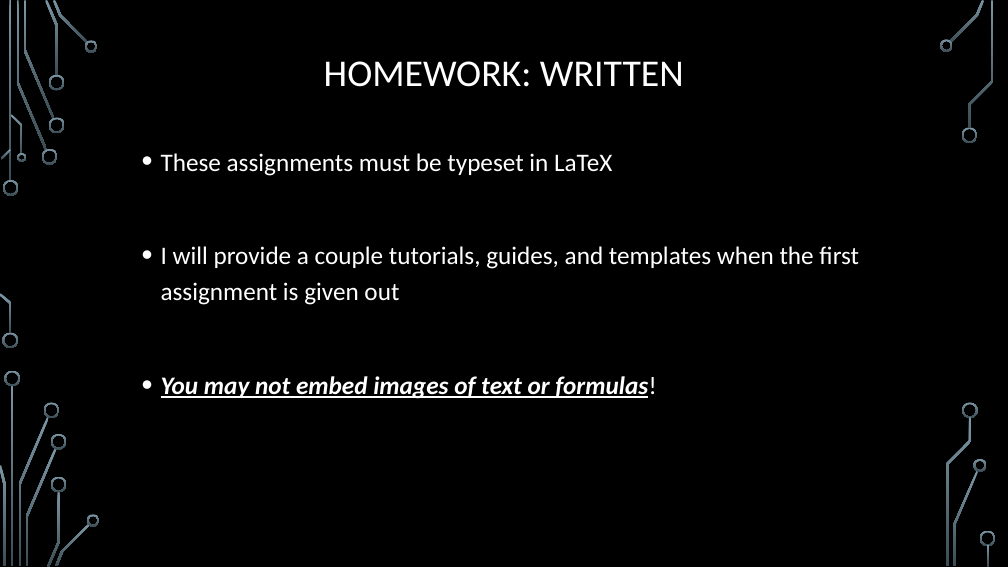
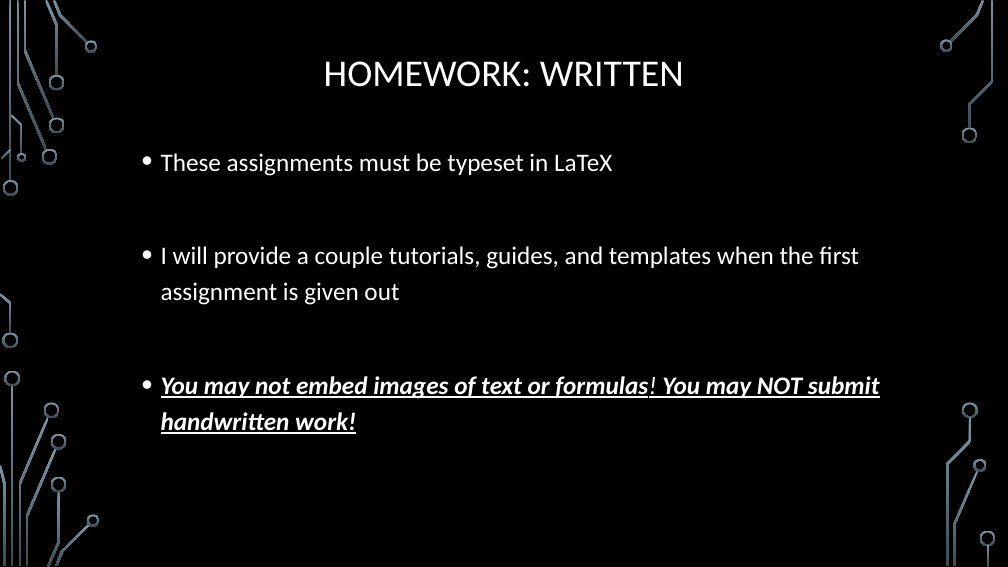
Before and after one commit to markfloryan/dmt2, a slide deck: slide 24 of slides/00-CourseIntroduction_Summer.pptx. Drawn at 1008x567 pixels with LibreOffice and Linux fonts; fonts in the diff are those of the drawing; background and template pictures are left out. Boxes give left, top, right and bottom in pixels: in the first picture for what was removed or moved away, otherwise in the second. Text is boxed around its words. In the diff, an @@ line names an element or a change of style, - is before the commit and + after.

```diff
--- a/slides/00-CourseIntroduction_Summer.pptx
+++ b/slides/00-CourseIntroduction_Summer.pptx
@@ text at (x1=161, y1=376, x2=880, y2=434): text changed @@
-• You may not embed images of text or formulas!
+• You may not embed images of text or formulas! You may NOT submit handwritten work!
```
Also in this commit, not shown: 10 other files.
